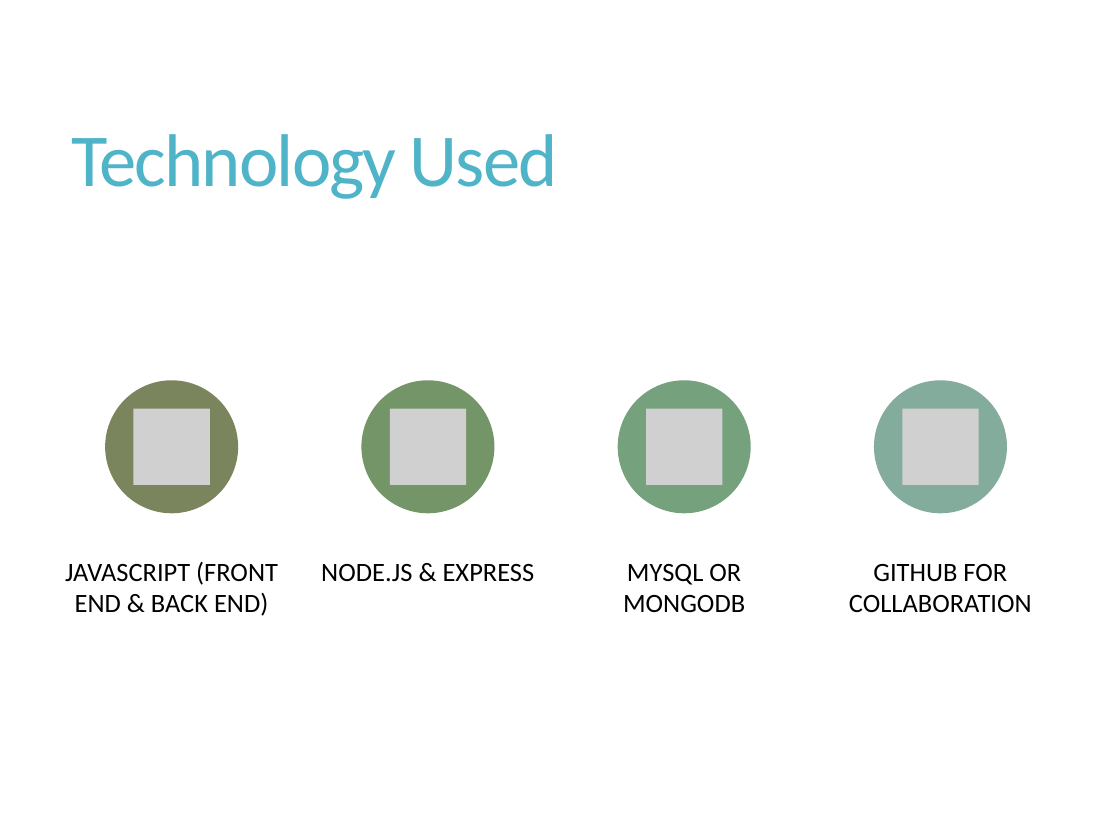
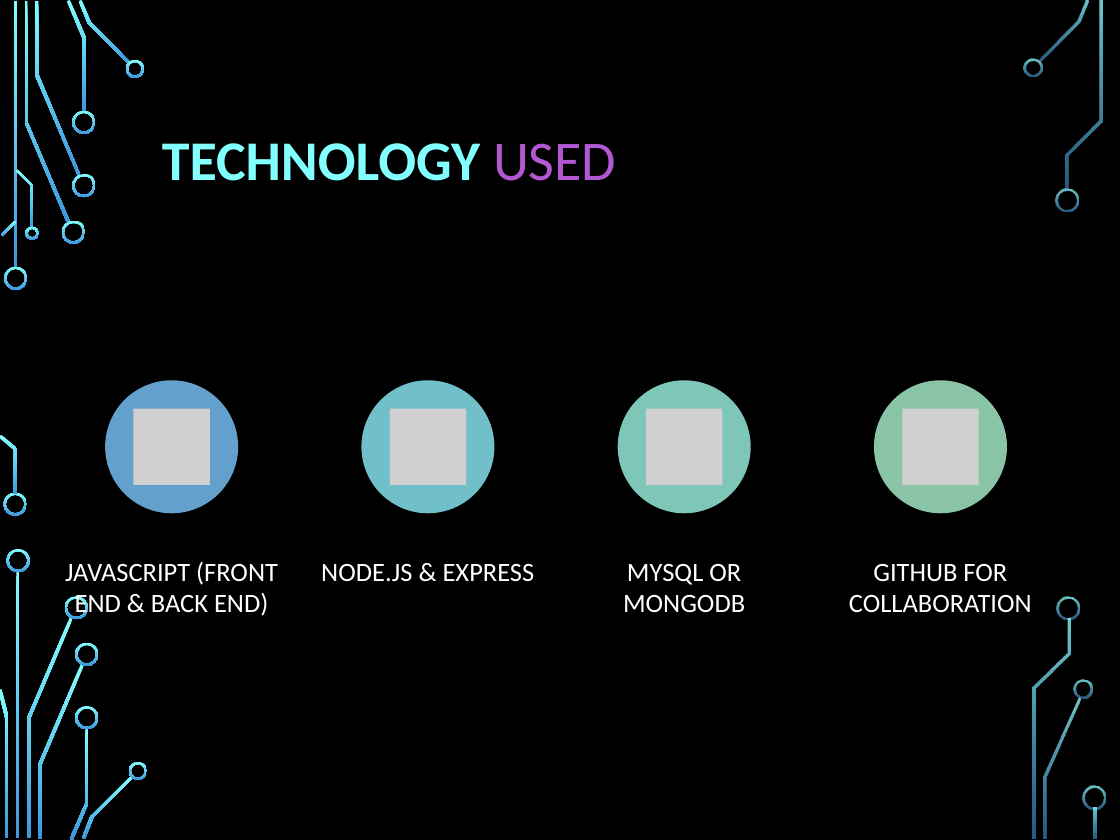
Before and after one commit to Buesse7310/Project-Alex-Roma-Nick-Eva-, a slide deck: slide 8 of docs/phase1/Spending_Habit_Tracker_Phase1.pptx. Drawn at 1120x840 pixels with LibreOffice and Linux fonts; fonts in the diff are those of the drawing; grey boxes stand for pictures; background and template pictures are left out. Boxes give left, top, right and bottom in pixels: in the first picture for what was removed or moved away, otherwise in the second. Text is boxed around its words. In the diff, an @@ line names an element or a change of style, - is before the commit and + after.

```diff
--- a/docs/phase1/Spending_Habit_Tracker_Phase1.pptx
+++ b/docs/phase1/Spending_Habit_Tracker_Phase1.pptx
@@ background #FFFFFF to picture (left out) @@
@@ title at <box>162,143,616,181</box>: text changed; size 48 to 36 pt; text colour #50B4C8 to #82FFFF; bold on @@
-Technology Used
+TECHNOLOGY USED
@@ ellipse at <box>105,381,239,514</box>: fill #7A855D to #63A0CC @@
@@ ellipse at <box>362,381,495,514</box>: fill #749567 to #71BFC9 @@
@@ ellipse at <box>617,381,750,514</box>: fill #75A17D to #7EC6B8 @@
@@ ellipse at <box>874,381,1007,514</box>: fill #84AC9D to #8AC4A7 @@
@@ text colour #000000 to #FFFFFF in 4 elements at <box>65,562,278,619</box>, <box>321,564,535,581</box>, <box>623,564,745,612</box>, <box>849,564,1032,612</box> @@
@@ group added at <box>0,0,1105,840</box>: 33 freeform shapes, 3 rectangles @@
```
Also in this commit, not shown: 11 other slides changed, 1 slide added.
